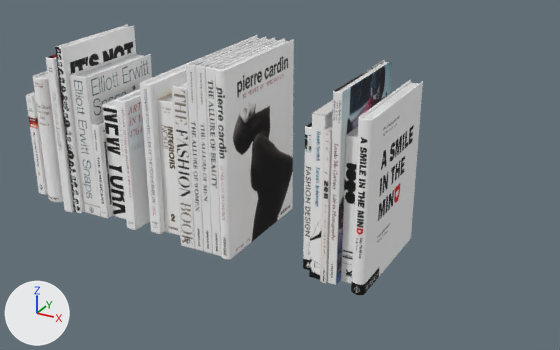
A saved change to the FBX model Assets/FBX/House/Books.fbx.
The view is the same before and after, from a camera (50 mm lens) standing at (-7.992, 8.509, 0.851) and looking at (-8.706, 9.808, 0.202). Lighting does not change. The marker at lower left points along +X, +Y and +Z. Where no turn or scale is listed for an object, it has been applied to the vertices. Vertices at the same position are counted once.

Objects in the first picture: 'BOOJ (1)'.
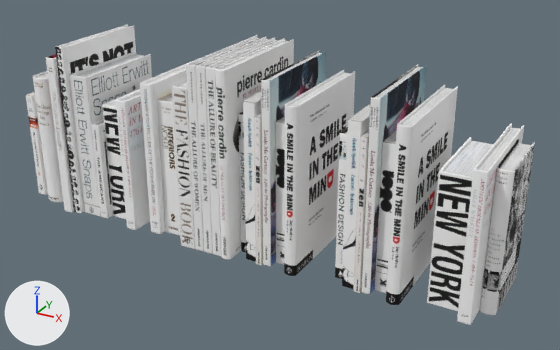
The newer file is also rescaled (x0.702), turned or shifted as a whole; pictures and numbers use the older file's frame.

Pixel boxes [x1, y1, x2, y2] of what changed, in the pictures (560 x 350 px; the box of a moved part takes in the faces that stretch with it):
'BOOJ (1)', reshaped (17% narrower, 7% shorter)
    before: [26, 24, 423, 295]
    after: [26, 24, 355, 276]
'BOOJ (1).001', added
    after: [335, 64, 458, 305]
    faces in mat_material_64 (picture img_material_64_jpg): [386, 85, 458, 305]
    faces in mat_material_60 (picture img_material_60_jpg): [361, 64, 427, 294]
    faces in mat_material_61 (picture img_material_61_jpg): [342, 116, 370, 289]
    faces in mat_material_63 (picture img_material_63_jpg): [374, 142, 396, 293]
    faces in mat_material_65 (picture img_material_65_jpg): [353, 137, 369, 293]
'BOOJ (1).002', added
    after: [427, 123, 535, 325]
    faces in mat_material_45 (picture img_material_45_jpg): [480, 139, 535, 315]
    faces in mat_material_38 (picture img_material_38_jpg): [427, 137, 472, 311]
    faces in mat_material_44 (picture img_material_44_jpg): [457, 123, 524, 325]
    faces in mat_material_23 (picture img_material_23_jpg): [443, 141, 493, 177]
    faces in mat_material_17 (picture img_material_17_jpg): [477, 127, 520, 171]
part 1 of me_booj__1, moved or reshaped
    before: [320, 124, 332, 283]
    after: [254, 112, 263, 265]
part 2 of me_booj__1, moved or reshaped
    before: [303, 122, 312, 270]
    after: [238, 112, 246, 252]
part 3 of me_booj__1, moved or reshaped
    before: [351, 79, 423, 295]
    after: [284, 70, 355, 276]
part 4 of me_booj__1, moved or reshaped
    before: [362, 82, 418, 120]
    after: [288, 73, 349, 106]
part 5 of me_booj__1, moved or reshaped
    before: [309, 100, 333, 280]
    after: [243, 92, 261, 262]
part 6 of me_booj__1, moved or reshaped
    before: [328, 60, 392, 285]
    after: [261, 51, 326, 266]
part 7 of me_booj__1, moved or reshaped
    before: [337, 62, 389, 93]
    after: [266, 53, 322, 81]
part 8 of me_booj__1, moved or reshaped
    before: [341, 126, 358, 283]
    after: [276, 116, 285, 265]

The change, as a list of edits to the scene's bpy script:
```text
Change me_booj__1:
    where me_booj__1.from_pydata(...)  # 8448 vertices, 15426 faces; spans x -0.722..0.144, y 0.0..0.274, z 0.0..0.397
    used by ob_booj__1; location = (-8.598, 9.664, 0.06)
    me_booj__1 part 1: the loose piece of 42 vertices spanning x 0.05..0.065, y 0.015..0.258, z 0.0..0.312 is moved by (-0.144, 0.0, 0.0)
    me_booj__1 part 2: the loose piece of 392 vertices spanning x -0.001..0.024, y 0.044..0.23, z 0.0..0.3 is moved by (-0.144, 0.0, 0.0)
    me_booj__1 part 3: the loose piece of 462 vertices spanning x 0.118..0.144, y 0.007..0.267, z 0.0..0.348 is moved by (-0.144, 0.0, 0.0)
    me_booj__1 part 4: the loose piece of 42 vertices spanning x 0.119..0.143, y 0.008..0.264, z 0.005..0.344 is moved by (-0.144, 0.0, 0.0)
    me_booj__1 part 5: the loose piece of 42 vertices spanning x 0.024..0.05, y 0.022..0.251, z 0.0..0.336 is moved by (-0.144, 0.0, 0.0)
    me_booj__1 part 6: the loose piece of 392 vertices spanning x 0.065..0.083, y 0.019..0.255, z 0.0..0.385 is moved by (-0.144, 0.0, 0.0)
    me_booj__1 part 7: the loose piece of 30 vertices spanning x 0.066..0.082, y 0.02..0.252, z 0.003..0.381 is moved by (-0.144, 0.0, 0.0)
    me_booj__1 part 8: the loose piece of 42 vertices spanning x 0.083..0.118, y 0.039..0.234, z 0.0..0.3 is moved by (-0.144, 0.0, 0.0)
Add me_booj__1__002:
    me_booj__1__002.from_pydata(...)  # 1480 vertices, 2708 faces; spans x 0.43..0.553, y -0.127..0.122, z 0.003..0.298
    # faces by material slot: [40, 60, 1018, 8, 856, 726]
    me_booj__1__002.materials.append(mat_material_17)  # picture img_material_17_jpg
    me_booj__1__002.materials.append(mat_material_15)  # picture img_material_15_jpg
    me_booj__1__002.materials.append(mat_material_38)  # picture img_material_38_jpg
    me_booj__1__002.materials.append(mat_material_23)  # picture img_material_23_jpg
    me_booj__1__002.materials.append(mat_material_45)  # picture img_material_45_jpg
    me_booj__1__002.materials.append(mat_material_44)  # picture img_material_44_jpg
Add me_booj__1__001:
    me_booj__1__001.from_pydata(...)  # 1474 vertices, 2688 faces; spans x 0.243..0.388, y -0.133..0.128, z 0.003..0.388
    me_booj__1__001.materials.append(mat_material_22)  # picture img_material_22_jpg
    me_booj__1__001.materials.append(mat_material_17)  # picture img_material_17_jpg
    me_booj__1__001.materials.append(mat_material_15)  # picture img_material_15_jpg
    me_booj__1__001.materials.append(mat_material_65)  # picture img_material_65_jpg
    me_booj__1__001.materials.append(mat_material_46)  # picture img_material_46_jpg
    me_booj__1__001.materials.append(mat_material_47)  # picture img_material_47_jpg
    me_booj__1__001.materials.append(mat_material_64)  # picture img_material_64_jpg
    me_booj__1__001.materials.append(mat_material_61)  # picture img_material_61_jpg
    me_booj__1__001.materials.append(mat_material_60)  # picture img_material_60_jpg
    me_booj__1__001.materials.append(mat_material_63)  # picture img_material_63_jpg
Add ob_booj__1__002:
    ob_booj__1__002 = bpy.data.objects.new('BOOJ (1).002', me_booj__1__002)
    ob_booj__1__002.location = (-8.772, 9.803, 0.057)
Add ob_booj__1__001:
    ob_booj__1__001 = bpy.data.objects.new('BOOJ (1).001', me_booj__1__001)
    ob_booj__1__001.location = (-8.772, 9.803, 0.057)
```
